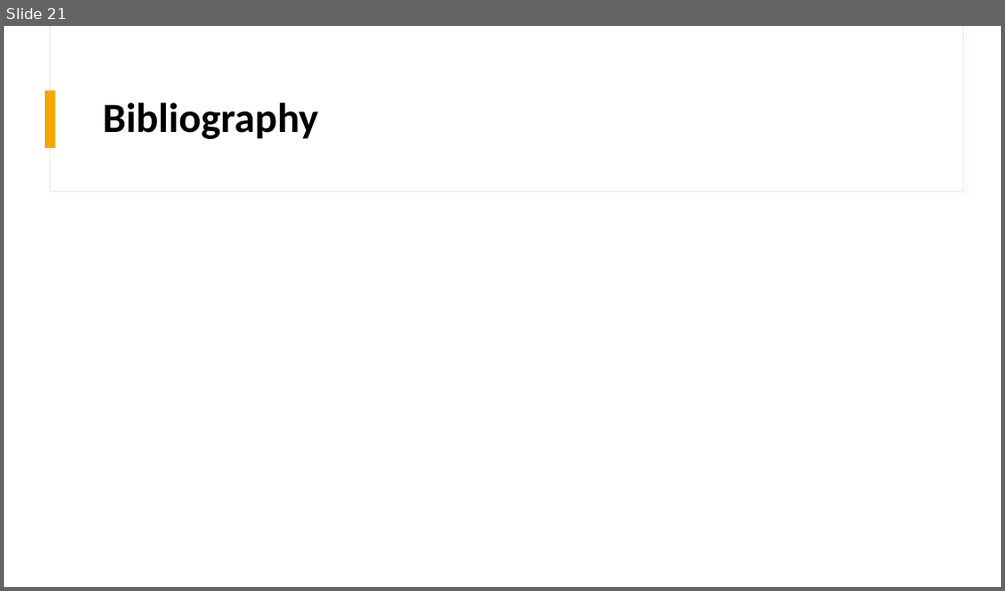
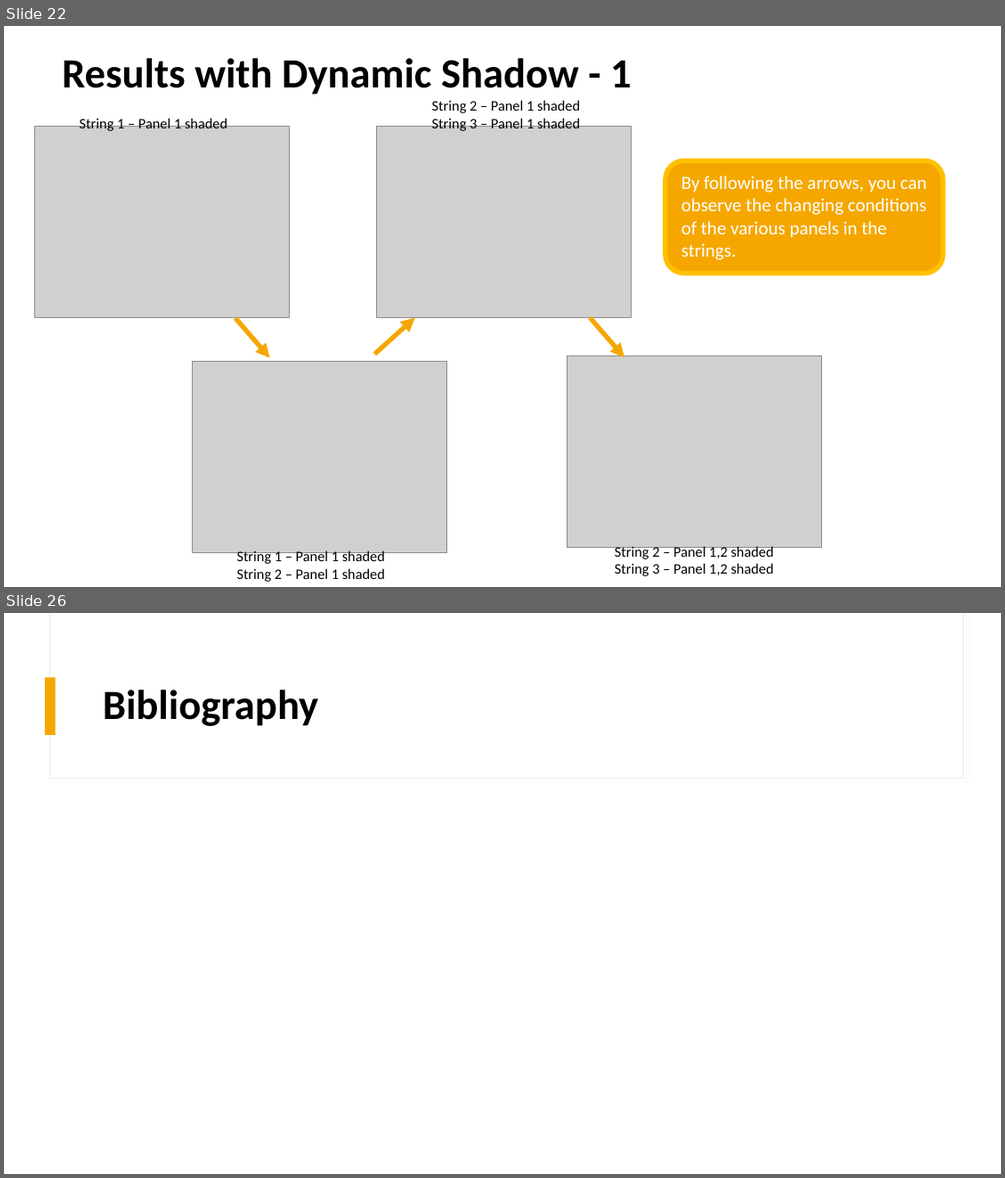
Before and after one commit to mdg217/RenewableEnergyProject, a slide deck: ProgettoRESM.pptx. Shown one above the other, each under a label of ours: slide 21 before the commit, slides 22 and 26 after it; the slides between them are not shown. The pictures are 1005x591 and 1005x1178 pixels, drawn with LibreOffice and Linux fonts; fonts in the diff are those of the drawing; grey boxes stand for pictures. Boxes give left, top, right and bottom in pixels: in the first picture for what was removed or moved away, otherwise in the second. Text is boxed around its words. In the diff, an @@ line names an element or a change of style, - is before the commit and + after.

```diff
--- a/ProgettoRESM.pptx
+++ b/ProgettoRESM.pptx
@@ slide 22 added at [4, 26, 1001, 587], background #FFFFFF @@
@@ title added at [62, 58, 631, 95], 40 pt, text #000000, bold @@
+Results with Dynamic Shadow - 1
@@ text added at [432, 100, 580, 131], 14 pt, text #000000 @@
+String 2 – Panel 1 shaded
+String 3 – Panel 1 shaded
@@ picture added at [34, 127, 290, 318] @@
@@ text added at [80, 117, 227, 131], 14 pt, text #000000 @@
+String 1 – Panel 1 shaded
@@ picture added at [376, 127, 631, 318] @@
@@ rounded rectangle added at [665, 160, 943, 273], fill #F5A700, outline #FFC000 4.5 pt @@
@@ text added at [681, 176, 927, 260], 18 pt, text #FFFFFF @@
+By following the arrows, you can observe the changing conditions of the various panels in the strings.
@@ arrow added from (235, 319) to (270, 358), #F5A700 4.5 pt @@
@@ arrow added from (375, 354) to (415, 318), #F5A700 4.5 pt @@
@@ arrow added from (591, 318) to (624, 357), #F5A700 4.5 pt @@
@@ picture added at [193, 362, 447, 553] @@
@@ picture added at [566, 356, 821, 548] @@
@@ text added at [237, 549, 385, 581], 14 pt, text #000000 @@
+String 1 – Panel 1 shaded
+String 2 – Panel 1 shaded
@@ text added at [615, 545, 774, 576], 14 pt, text #000000 @@
+String 2 – Panel 1,2 shaded
+String 3 – Panel 1,2 shaded
@@ what was slide 21 is now slide 26 @@
```
Also in this commit, not shown: 5 slides changed, 10 other slides added, 6 slides removed, 40 other files.
